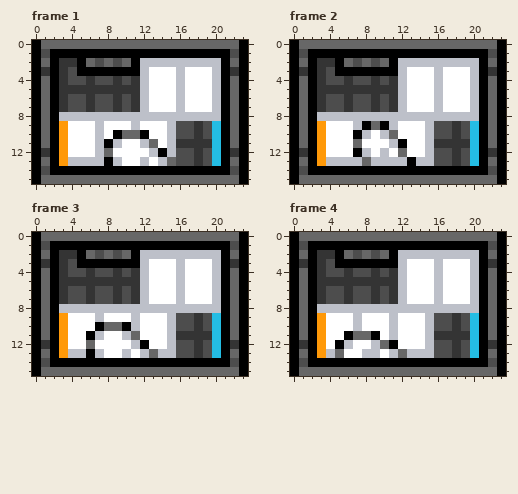
Two states of a pixel-art file, ExternalAssets/Cage3x2.ase. The picture above was drawn from the file before the commit.
24x16 pixels, 31 frames. Shown: frame 1, frame 2, frame 3, frame 4. The commit also changed other frames, which this record leaves out.
And afterwards:
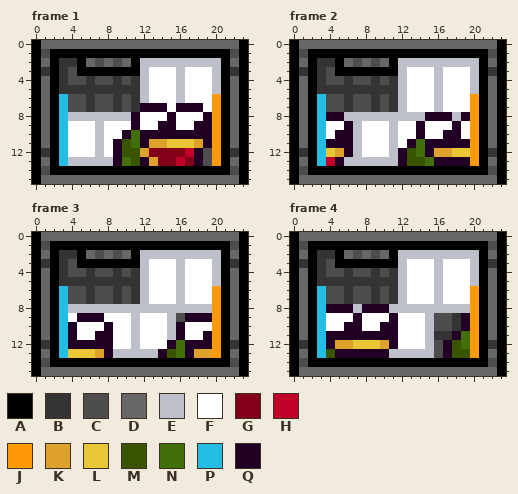
Palette (. is transparent): A #000000  B #343434  C #4d4d4d  D #676767  E #bdc0c9  F #ffffff  G #830019  H #c1002a  J #ff9908  K #dda12c  L #eac737  M #3a5500  N #416f09  P #24bde4  Q #220026
Edits made:
layer "Buggy (392)/Layer 3" now hidden
layer "Buggy (392)/Layer 2" now hidden
layer "Frog (298)/Pog" added
layer "Frog (298)/Portals" added
Changed rows in their new state; - is an unchanged pixel.
Frame 1:
first column x 3:
 6 P----------------J
 7 P--------QQQ-QQQ-J
 8 P-------QFFFQFFFQJ
 9 P-------Q--QQFFQQJ
10 P-----FQNQQQQQQQQJ
11 P----FQMNQKKLLLKQJ
12 P----FQMMKGGGGHQ-J
13 P----EQNMQKGGHGQ-J
Frame 2:
first column x 3:
 6 P----------------J
 7 P----------------J
 8 PQQ---------QQQ-QJ
 9 P--Q-FFF---QFFFQFJ
10 P-QQEF-FE--QFFQQFJ
11 PQQQE----FQNQQQQQJ
12 PLKQEF-FEQMNQKKLLJ
13 PHQ--E---QMMNQQQQJ
Frame 3:
first column x 3:
 6 P----------------J
 7 P----------------J
 8 P----------------J
 9 P-QQQ---------QQQJ
10 PQ--FQFF-----QFFFJ
11 PQ-FQQ-FE----QFFQJ
12 PQQQQQ---F--QNQQQJ
13 PLLLKQE-E-EQMNQKKJ
Frame 4:
first column x 3:
 6 P----------------J
 7 P----------------J
 8 PQQQ-QQQ---------J
 9 P---Q---Q-------QJ
10 P--QQ--QQ-------QJ
11 PQQQQQQQQ------QNJ
12 PQKKLLLKQ-----QMNJ
13 PMQQQQQQ-E----QMMJ
Changed places in both pictures, as pixel boxes (x1, y1, x2, y2):
changed: (59, 94, 221, 166)
changed: (317, 94, 479, 166)
changed: (59, 286, 221, 358)
changed: (317, 286, 479, 358)
